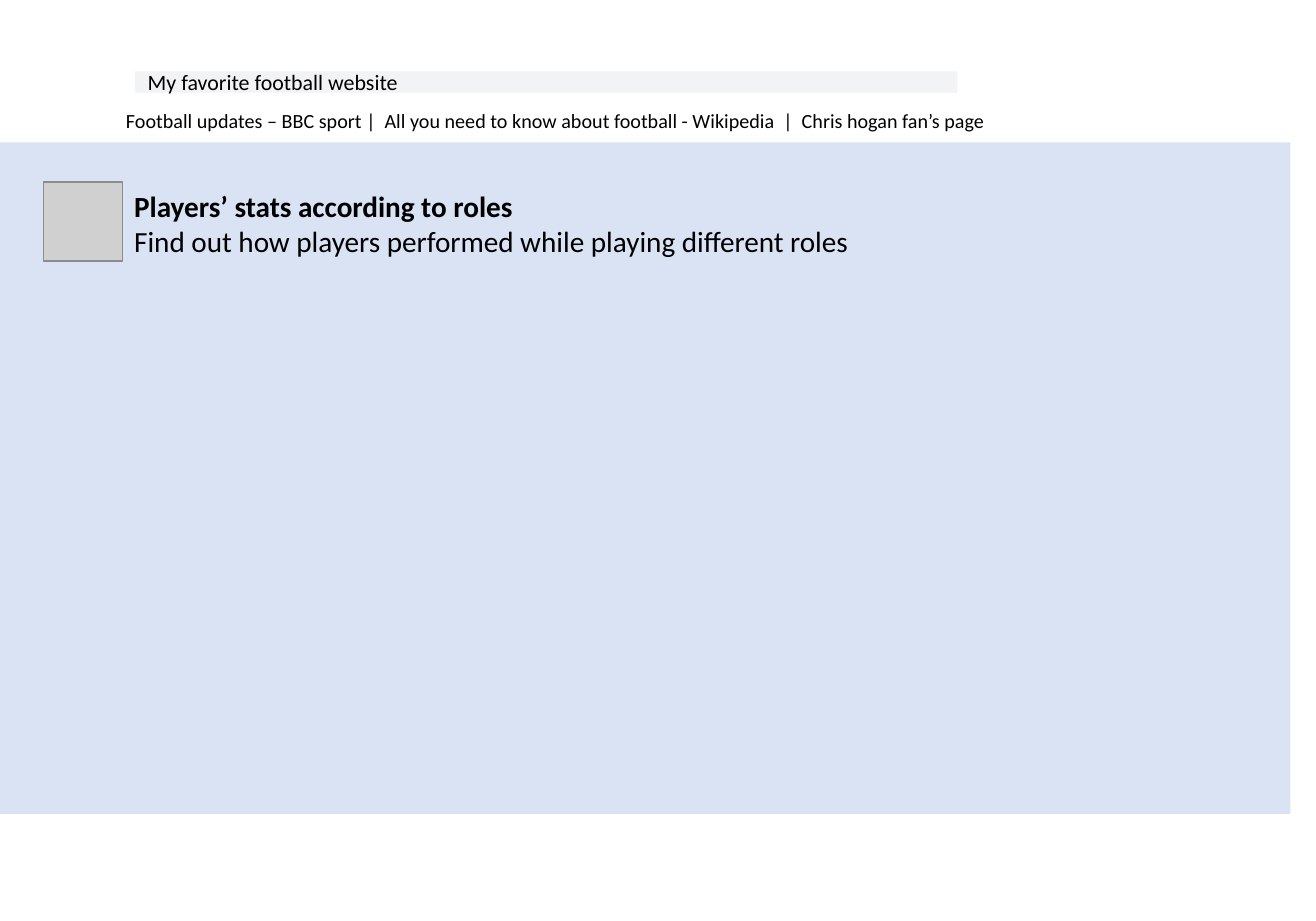
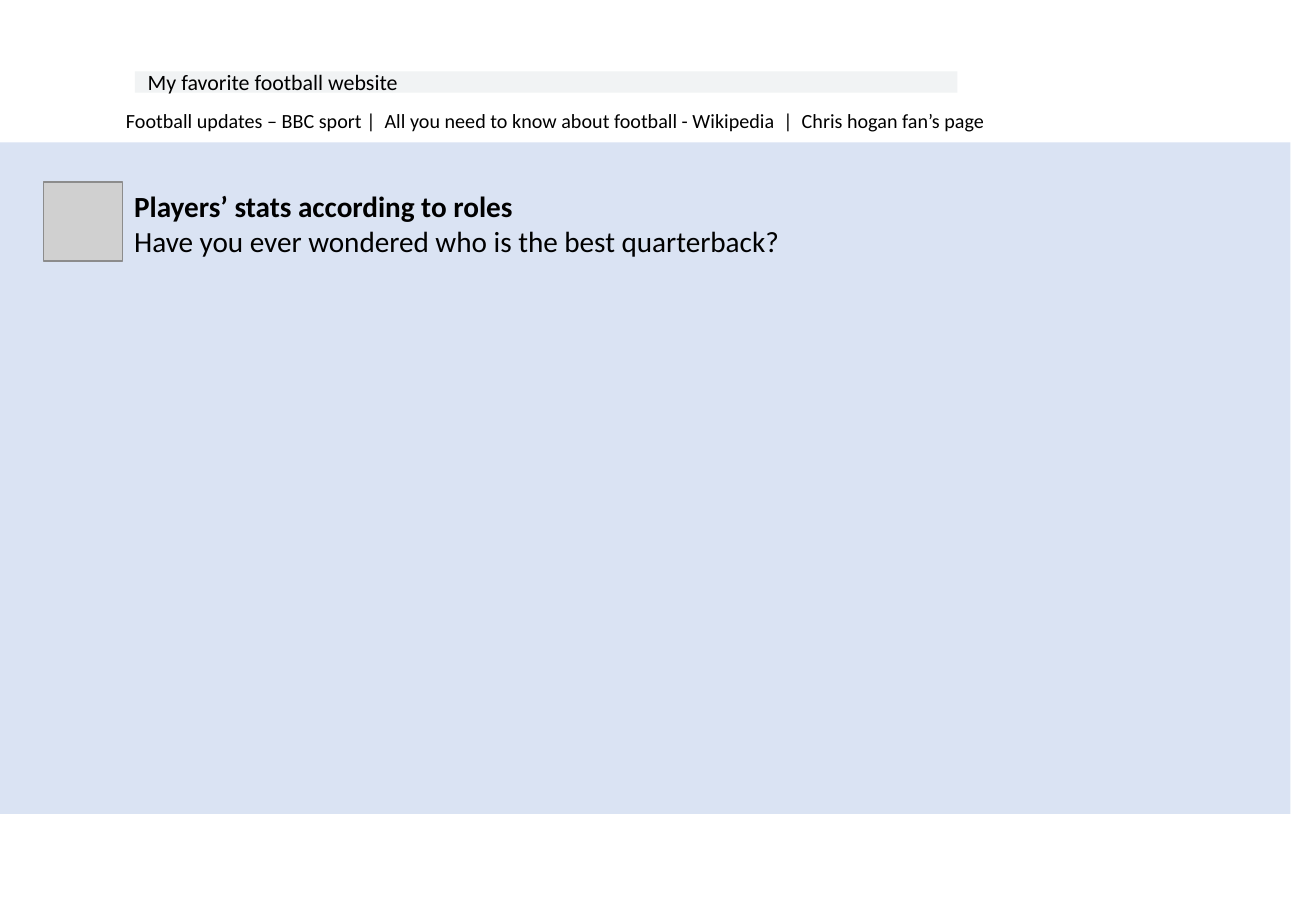
Before and after one commit to lironcohen8/DBS_NFL_Project, a slide deck: slide 3 of DOCUMENTATION/change_name_later_on.pptx. Drawn at 1316x921 pixels with LibreOffice and Linux fonts; fonts in the diff are those of the drawing; grey boxes stand for pictures; background and template pictures are left out. Boxes give left, top, right and bottom in pixels: in the first picture for what was removed or moved away, otherwise in the second. Text is boxed around its words. In the diff, an @@ line names an element or a change of style, - is before the commit and + after.

```diff
--- a/DOCUMENTATION/change_name_later_on.pptx
+++ b/DOCUMENTATION/change_name_later_on.pptx
@@ text at <box>134,231,779,257</box>: text changed @@
-Find out how players performed while playing different roles
+Have you ever wondered who is the best quarterback?
```
Also in this commit, not shown: 5 other slides changed.
